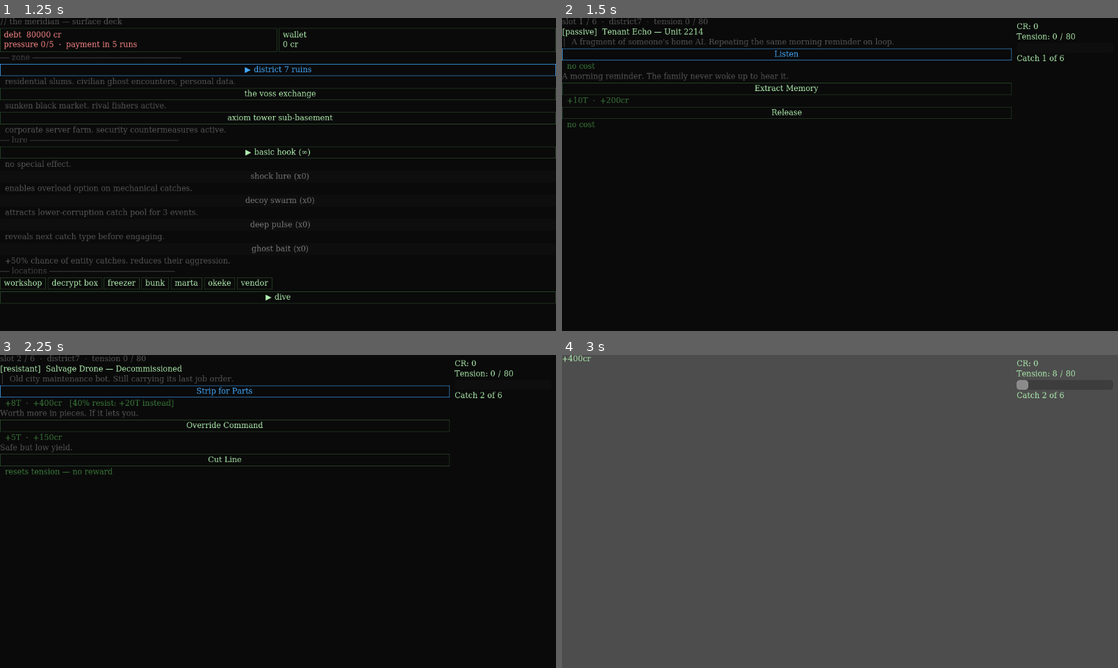
Above: before the commit, frames 1-4 (two rows, left to right).
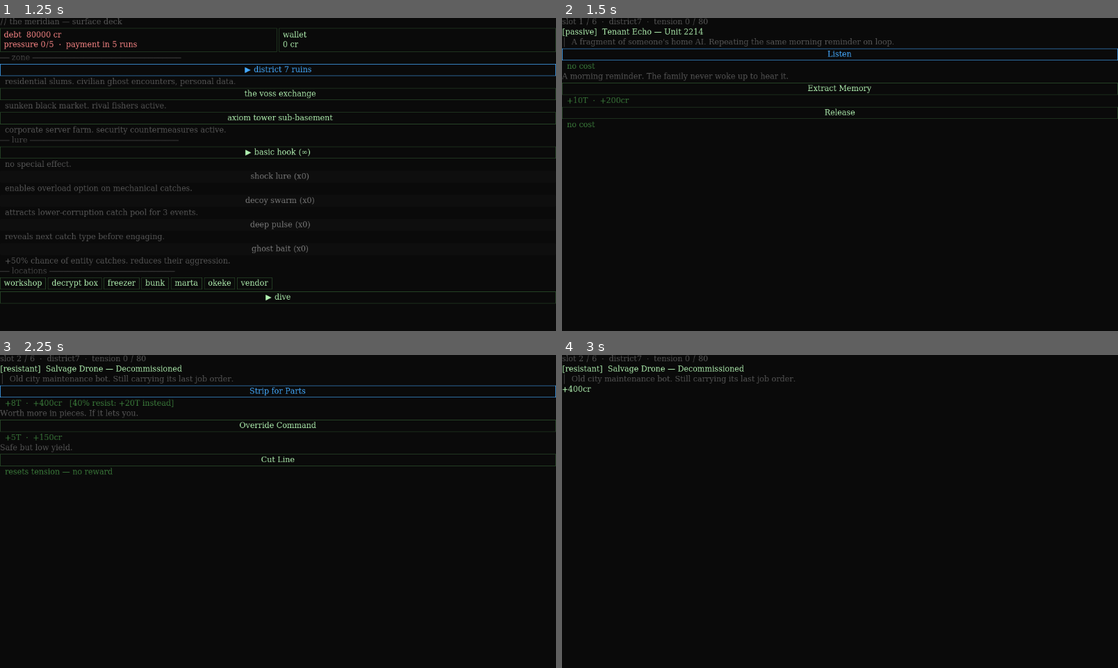
Above: after the commit, the same moments.

Repository: Teeohbee/deadcast
Game: Godot game, scene res://scenes/title_screen/TitleScreen.tscn
Two runs of this game, one before a commit and one after it. Both use one fixed random seed, a clock stepped at 60 frames per second and the inputs below.
Inputs:
- Up to frame 1 (1.25 s): click "new game" at 0.5 s
- Up to frame 2 (1.5 s): click "▶ dive" at 1.25 s
- Up to frame 3 (2.25 s): click "Listen" at 2 s
- Up to frame 4 (3 s): click "Strip for Parts" at 2.75 s

Frame 1 is identical in both runs. In frame 2, 0.9% of the frame differs, in the area x 34-100%, y 1-33%; in frame 3, 1.0%; in frame 4, 100%, in the area x 0-100%, y 0-100%.

Commit message:
fix: result beat as overlay on catch event; remove HUD from dive run
- CatchEvent: add show_result() method — replaces options with result text in-place
- DiveRun: _show_result_beat now calls show_result() on the live CatchEvent rather
  than clearing the screen, so catch name/flavor text stay visible during result
- DiveRun: keep _current_event reference alive through resolve functions; null it
  in _advance_slot before freeing children
- DiveRun: remove HUD (CanvasLayer) — slot/tension already shown in CatchEvent
  header; fishing minigame has its own tension bar; credits not decision-relevant
- DiveRun.tscn: remove HUD instance and ext_resource
- CatchEvent: remove -220px right offset (no HUD to avoid)

Diff:
--- a/scenes/dive_run/CatchEvent.gd
+++ b/scenes/dive_run/CatchEvent.gd
@@ -18,7 +18,6 @@
 func _ready() -> void:
 	self.theme = UIStyle.get_theme()
 	UIStyle.apply_background(self)
-	$VBoxContainer.offset_right = -220.0
 	continue_button.focus_mode = Control.FOCUS_ALL
 	UIStyle.apply_button(continue_button)
 	continue_button.pressed.connect(_on_continue_pressed)
@@ -82,6 +81,16 @@
 	options_container.visible = true
 	option_selected.emit(_pending_narrative_index)
 
+func show_result(text: String, color: Color) -> void:
+	narrative_panel.visible = false
+	for child in options_container.get_children():
+		child.queue_free()
+	var label = Label.new()
+	label.theme = UIStyle.get_theme()
+	label.text = text
+	UIStyle.apply_label(label, color)
+	options_container.add_child(label)
+
 func _behavior_tag(behavior: CatchData.BehaviorType) -> String:
 	match behavior:
 		CatchData.BehaviorType.PASSIVE:     return "[passive]"
--- a/scenes/dive_run/DiveRun.gd
+++ b/scenes/dive_run/DiveRun.gd
@@ -8,7 +8,6 @@
 const RESULT_BEAT_SECS: float = 1.5
 @onready var line_system: LineSystem = $LineSystem
 @onready var catch_container: Control = $CatchContainer
-@onready var hud: HUD = $HUD
 
 var _column: Array[CatchData] = []
 var _current_slot: int = 0
@@ -27,7 +26,6 @@
 		line_system.max_tension = GameState.current_rod.tension_cap
 		if GameState.rod_damaged:
 			line_system.max_tension = max(10, line_system.max_tension - ROD_DAMAGE_TENSION_PENALTY)
-		hud.set_max_tension(line_system.max_tension)
 
 	var zone_id = GameState.selected_zone
 	_zone_data = load("res://resources/zones/%s.tres" % zone_id)
@@ -131,7 +129,6 @@
 
 	if _current_event:
 		_current_event.option_selected.disconnect(_on_option_selected)
-		_current_event = null
 
 	var catch_data = _column[_current_slot]
 
@@ -164,13 +161,8 @@
 			_apply_option(option, catch_data)
 
 func _show_result_beat(text: String, color: Color) -> void:
-	for child in catch_container.get_children():
-		child.queue_free()
-	var label = Label.new()
-	label.theme = UIStyle.get_theme()
-	label.text = text
-	UIStyle.apply_label(label, color)
-	catch_container.add_child(label)
+	if _current_event:
+		_current_event.show_result(text, color)
 	await get_tree().create_timer(RESULT_BEAT_SECS).timeout
 
 func _apply_and_record(option: CatchOption, catch_data: CatchData) -> void:
@@ -213,6 +205,7 @@
 
 func _advance_slot() -> void:
 	_current_catch_data = null
+	_current_event = null
 	for child in catch_container.get_children():
 		child.queue_free()
 	if _zone_data and _zone_data.passive_tension_drain > 0:
--- a/scenes/dive_run/DiveRun.tscn
+++ b/scenes/dive_run/DiveRun.tscn
@@ -1,8 +1,7 @@
-[gd_scene load_steps=4 format=3]
+[gd_scene load_steps=3 format=3]
 
 [ext_resource type="Script" path="res://scenes/dive_run/DiveRun.gd" id="1_DiveRun"]
 [ext_resource type="PackedScene" path="res://scenes/dive_run/LineSystem.tscn" id="2_LineSystem"]
-[ext_resource type="PackedScene" path="res://scenes/ui/HUD.tscn" id="3_HUD"]
 
 [node name="DiveRun" type="Node2D"]
 script = ExtResource("1_DiveRun")
@@ -15,5 +14,3 @@
 anchors_preset = 15
 anchor_right = 1.0
 anchor_bottom = 1.0
-
-[node name="HUD" parent="." instance=ExtResource("3_HUD")]
